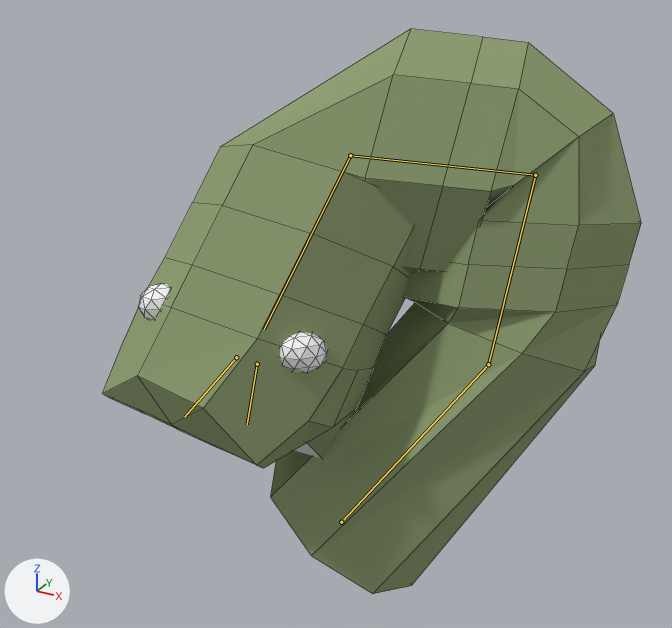
What one commit did to the Blender file app/models/superHead.blend.
Rendered twice from a 50 mm camera at (4.43, -7.74, 7.47) aimed at (0.12, 0.1, 3.55). Lighting does not change. The marker at lower left points along +X, +Y and +Z. Both versions are drawn at frame 1118 of the action 'end'; the numbers are the values there. The bones that bend it are drawn over the model as lines. Mesh edges are drawn as thin lines.

Objects in the first picture: 'SuperHead'.
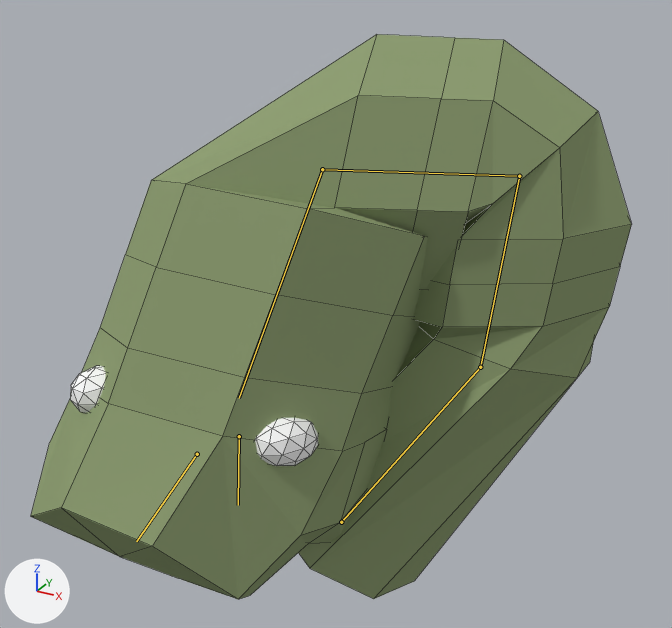
The change in detail:
Bone 'tap1' (bone_tap1) turns from (60, 25, -23) to (67, 27, -19) degrees about its own x, y and z.
Bone 'tap4' (bone_tap4) turns from (-5, 15, 76) to (-3, 16, 79) degrees about its own x, y and z.
Bone 'tap4' (bone_tap4) is rescaled from (1.02, 0.81, 1.03) to (1.27, 1.01, 1.28).
Bone 'mouthUp' (bone_mouthup) moves from (0.0, 0.0, 0.0) to (0.0, 0.08, 0.08).
Bone 'mouthUp' (bone_mouthup) is rescaled from (1.15, 1.15, 1.15) to (1.18, 1.18, 1.18).
Bone 'mouthDown' (bone_mouthdown) moves from (0.01, 0.0, -0.04) to (0.0, 0.01, -0.06).
Bone 'mouthDown' (bone_mouthdown) is rescaled from (1.19, 1.19, 1.19) to (1.25, 1.25, 1.25).

Boxes (x1, y1, x2, y2) around the edits, measured in the pictures (672 x 628 px):
'SuperHead', posed (12% wider)
    before: (103, 28, 641, 594)
    after: (31, 34, 632, 599)
bone 'tap1', root to tip
    before: (341, 522) to (488, 364)
    after: (341, 522) to (480, 367)
bone 'tap4', root to tip
    before: (350, 155) to (264, 329)
    after: (322, 169) to (239, 398)
bone 'mouthUp', root to tip
    before: (236, 357) to (184, 417)
    after: (197, 454) to (136, 541)
bone 'mouthDown', root to tip
    before: (257, 364) to (247, 424)
    after: (239, 436) to (238, 505)
